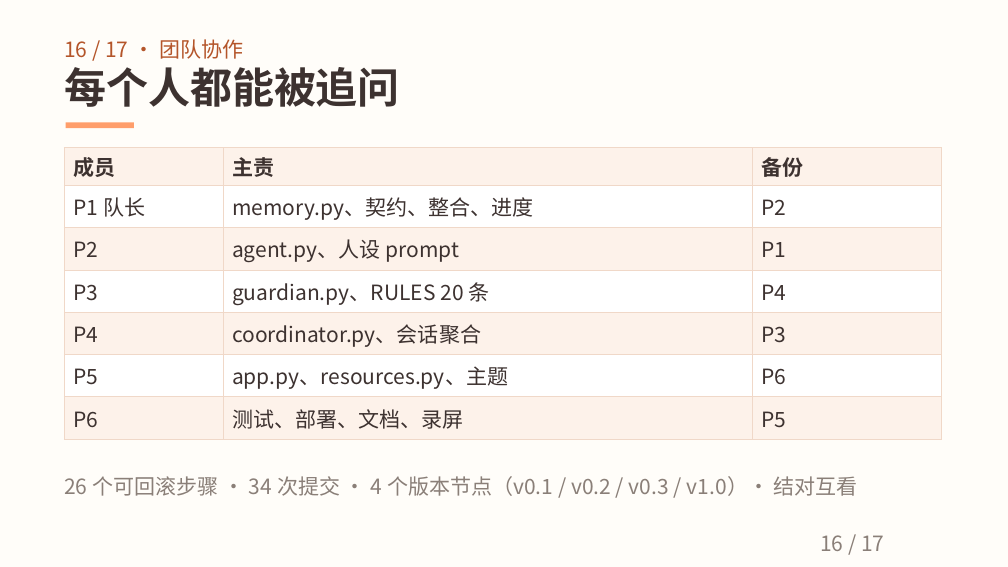
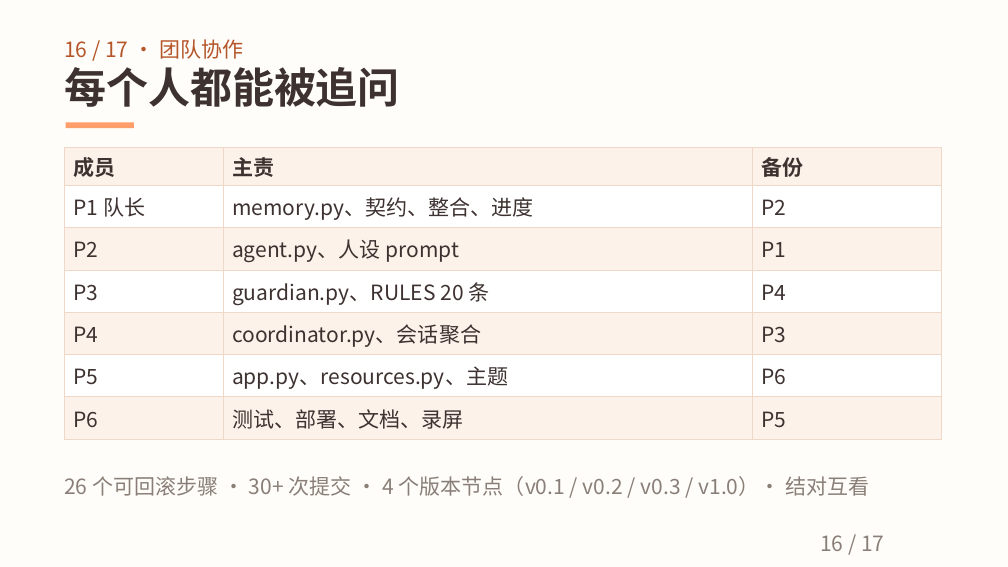
Before and after one commit to nanxiangzizui/xinyu, a slide deck: slide 16 of docs/02_项目方案.pptx. Drawn at 1008x567 pixels with LibreOffice and Linux fonts; fonts in the diff are those of the drawing. Boxes give left, top, right and bottom in pixels: in the first picture for what was removed or moved away, otherwise in the second. Text is boxed around its words. In the diff, an @@ line names an element or a change of style, - is before the commit and + after.

Commit message:
fix(docs): 修正报告代码行数与提交数口径、归档过期进展版 PPT、重打提交包（109 文件）

```diff
--- a/docs/02_项目方案.pptx
+++ b/docs/02_项目方案.pptx
@@ text at bbox=[64, 476, 870, 496]: text changed @@
-26 个可回滚步骤 · 34 次提交 · 4 个版本节点（v0.1 / v0.2 / v0.3 / v1.0）· 结对互看
+26 个可回滚步骤 · 30+ 次提交 · 4 个版本节点（v0.1 / v0.2 / v0.3 / v1.0）· 结对互看
```
Also in this commit, not shown: 11 other files.
